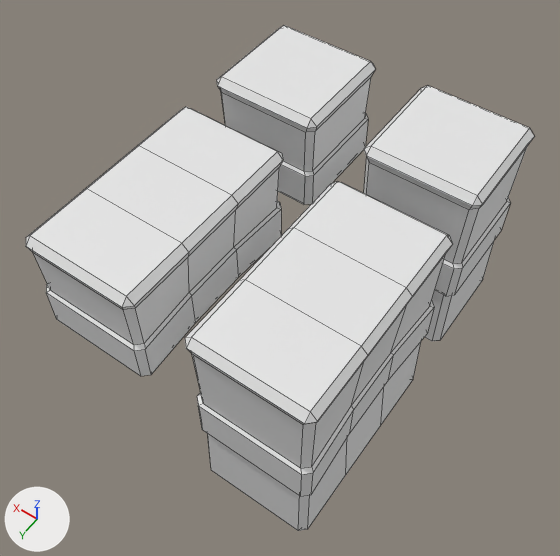
The FBX model GGJ/Assets/Import/platform_blocks.fbx: old version first, new version second.
Before and after are seen from a camera (50 mm lens) standing at (-9.8, 27.7, 31.2) and looking at (4.6, 7.6, -0.5). The lights are fixed; the arrows at lower left show +X, +Y and +Z. Mesh edges are drawn as thin lines.

Before the edit, the objects in view are built like this:
```python
me_cube_003 = bpy.data.meshes.new('Cube.003')
me_cube_003.from_pydata(...)  # 64 vertices, 66 faces; spans x -3.14..3.14, y -3.14..3.14, z -6.0..6.01
me_cube_005 = bpy.data.meshes.new('Cube.005')
me_cube_005.from_pydata(...)  # 52 vertices, 52 faces; spans x -3.14..3.14, y -3.14..3.14, z 0.0..6.01
me_cube_006 = bpy.data.meshes.new('Cube.006')
me_cube_006.from_pydata(...)  # 84 vertices, 84 faces; spans x 5.82..12.1, y 5.31..16.45, z 0.03..6.01
ob_cube_001 = bpy.data.objects.new('Cube.001', me_cube_003)
ob_cube_001.location = (0.0, 0.0, 0.0)
ob_cube_003 = bpy.data.objects.new('Cube.003', me_cube_005)
ob_cube_003.location = (8.99, 0.0, 0.0)
ob_cube_004 = bpy.data.objects.new('Cube.004', me_cube_006)
ob_cube_004.location = (0.0, 0.0, 0.0)
# also in view: 'Cube.002' at (0.0, 10.9, 0.0)
```
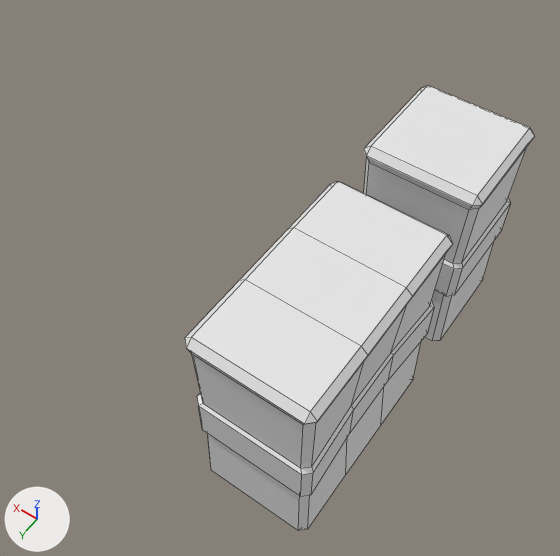
Pixel boxes (x1, y1, x2, y2) of what changed, in the pictures (560 x 556 px):
'Cube.004', deleted
    before: (26, 107, 283, 376)
'Cube.003', deleted
    before: (216, 25, 376, 205)

Edits to the bpy script that builds the scene:
```text
Remove ob_cube_003:
    ob_cube_003 = bpy.data.objects.new('Cube.003', me_cube_005)
    ob_cube_003.location = (8.99, 0.0, 0.0)
Remove ob_cube_004:
    ob_cube_004 = bpy.data.objects.new('Cube.004', me_cube_006)
    ob_cube_004.location = (0.0, 0.0, 0.0)
```
